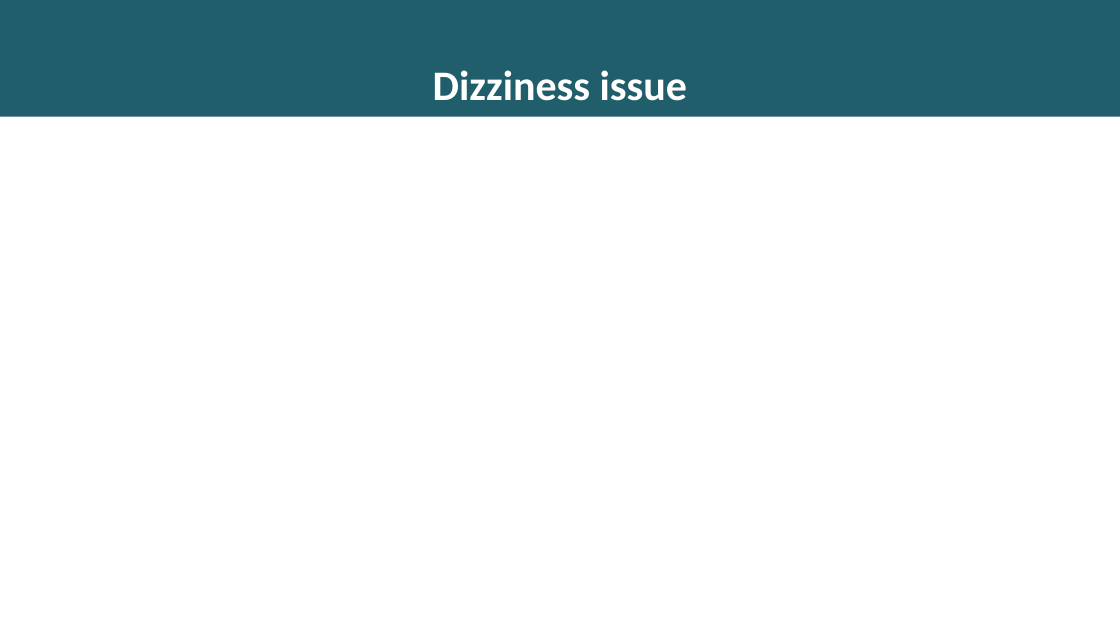
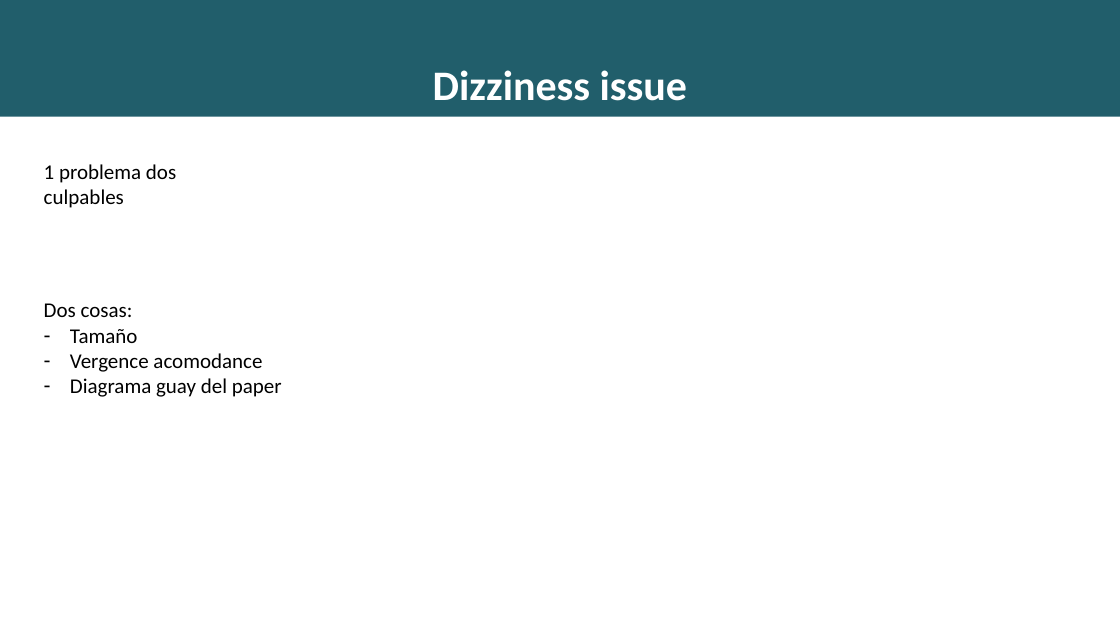
Before and after one commit to richardseba/TFG-Docs, a slide deck: slide 3 of Entregables/Presentacion.pptx. Drawn at 1120x630 pixels with LibreOffice and Linux fonts; fonts in the diff are those of the drawing. Boxes give left, top, right and bottom in pixels: in the first picture for what was removed or moved away, otherwise in the second. Text is boxed around its words. In the diff, an @@ line names an element or a change of style, - is before the commit and + after.

```diff
--- a/Entregables/Presentacion.pptx
+++ b/Entregables/Presentacion.pptx
@@ text added at box(44, 164, 176, 208), 18 pt, text #000000 @@
+1 problema dos culpables
@@ text added at box(44, 303, 282, 397), 18 pt, text #000000 @@
+Dos cosas:
+– Tamaño
+– Vergence acomodance
+– Diagrama guay del paper
```
Also in this commit, not shown: 7 other slides changed, 12 slides added, 3 slides removed, 9 other files.
